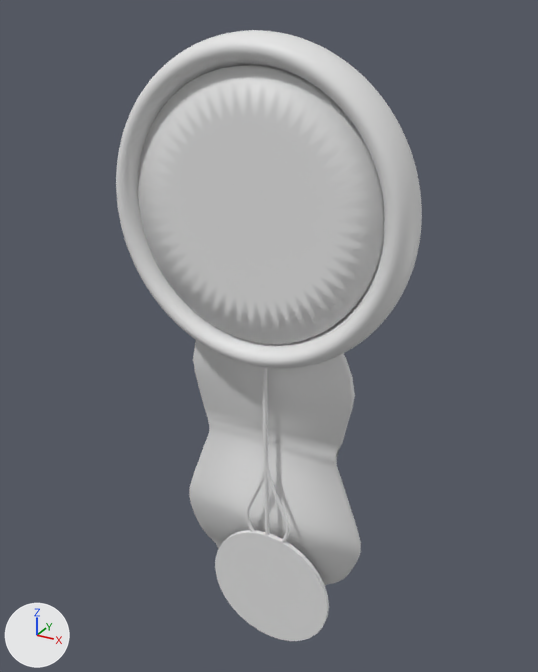
The Blender file Blender/clock.blend: old version first, new version second.
Camera for both pictures: a 50 mm lens placed at (207.0, -367.0, 110.0), pointed at (0.0, 9.0, -78.0). The axes (+X, +Y, +Z) are drawn at lower left. The lights are the same throughout.

The first picture shows 'clock', 'clock_body', 'clock_table', 'pendulum', 'pendulum_base', 'pendulum_left', 'pendulum_right'.
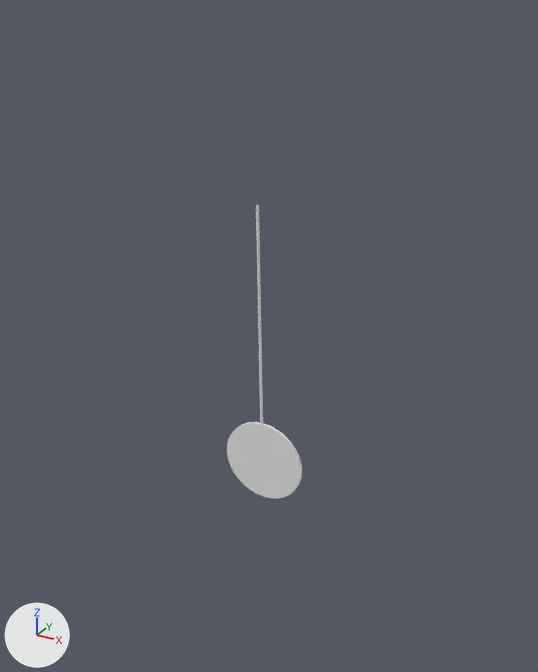
What changed in the scene script:
```text
Change me_cylinder_001:
    used by ob_pendulum_base; parent = ob_clock; location = (0.094, -5.176, 2.464); rotation_euler = (-3.154, -0.0227, -0.0259), in degrees (-181, -1.3, -1.5); scale = (0.0327, 0.0327, 2.54)
    remove me_cylinder_001.from_pydata(...)  # 96 vertices, 65 faces; spans x -1.04..0.96, y -1.11..0.89, z 0.0..2.0
    add me_cylinder_001.from_pydata(...)  # 160 vertices, 99 faces; spans x -30.02..31.15, y -2.67..1.16, z 0.0..2.78
    me_cylinder_001 part 1: a new loose piece of 64 vertices spanning x -30.02..31.15, y -2.67..1.16, z 2.0..2.78
Remove ob_clock:
    ob_clock = bpy.data.objects.new('clock', me_torus_001)
Change ob_pendulum_base:
    remove ob_pendulum_base.parent = ob_clock
    remove ob_pendulum_base.matrix_parent_inverse = Matrix(((0.522, 0.0, 0.0, -0.0437), (0.0, 0.0, 0.522, -1.231), (0.0, -0.285, 0.0, -1.499), (0.0, 0.0, 0.0, 1.0)))
    ob_pendulum_base.location: (0.094, -5.176, 2.464) -> (0.094, -5.176, 7.908)
    ob_pendulum_base.scale: (0.0327, 0.0327, 2.54) -> (0.905, 0.905, 70.3)
Remove ob_pendulum_right:
    ob_pendulum_right = bpy.data.objects.new('pendulum_right', me_mesh_001)
Remove ob_pendulum_left:
    ob_pendulum_left = bpy.data.objects.new('pendulum_left', me_mesh)
Remove ob_pendulum:
    ob_pendulum = bpy.data.objects.new('pendulum', me_cylinder)
Remove ob_clock_table:
    ob_clock_table = bpy.data.objects.new('clock_table', me_torus_004)
Remove ob_clock_body:
    ob_clock_body = bpy.data.objects.new('clock_body', me_plane_003)
```

Pixel boxes [x1, y1, x2, y2] of what changed, in the pictures (538 x 672 px):
'clock_table', deleted
    before: [138, 65, 384, 344]
'clock_body', deleted
    before: [189, 340, 361, 586]
'clock', deleted
    before: [116, 30, 422, 369]
'pendulum', deleted
    before: [215, 530, 329, 641]
'pendulum_base', reshaped, moved, rescaled
    before: [262, 367, 269, 536]
    after: [227, 205, 302, 499]
'pendulum_right', deleted
    before: [267, 465, 289, 543]
'pendulum_left', deleted
    before: [245, 467, 264, 532]
part 1 of me_cylinder_001, added
    after: [227, 422, 302, 499]
